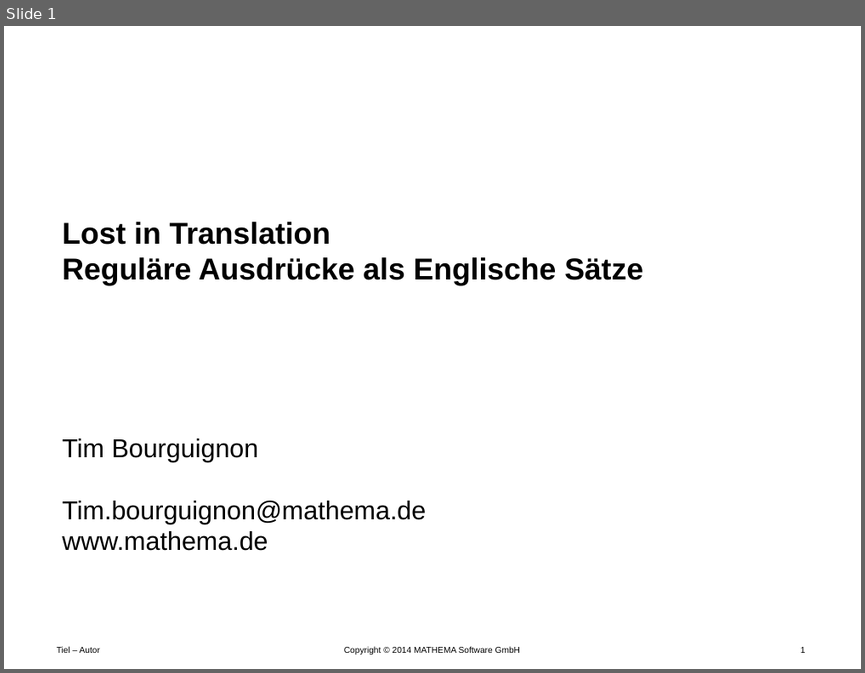
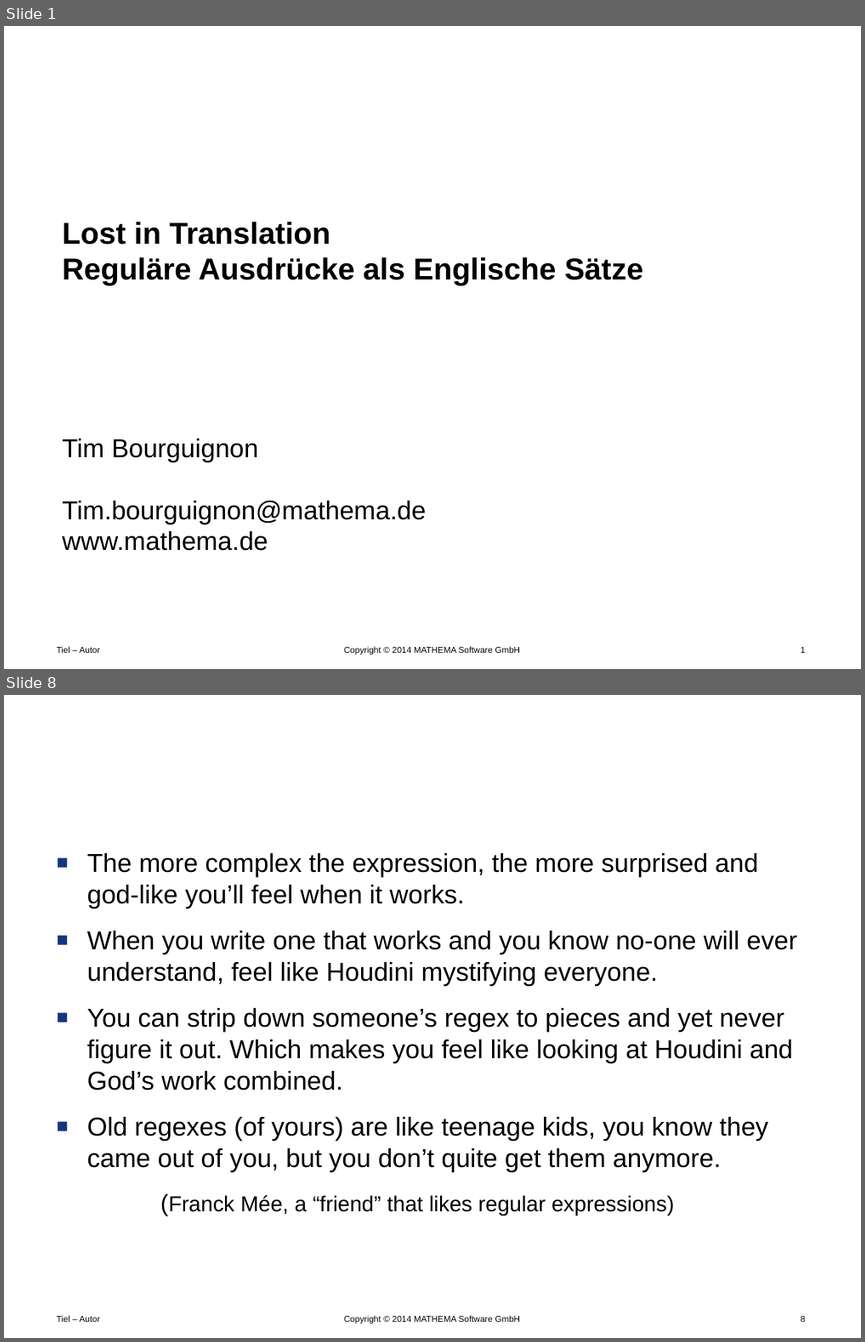
Before and after one commit to Timothep/Talk.LostInTranslation, a slide deck: LostInTranslation.pptx. Shown one above the other, each under a label of ours: slide 1 before the commit, slides 1 and 8 after it; the slides between them are not shown. The pictures are 865x673 and 865x1342 pixels, drawn with LibreOffice and Linux fonts; fonts in the diff are those of the drawing; background and template pictures are left out. Boxes give left, top, right and bottom in pixels: in the first picture for what was removed or moved away, otherwise in the second. Text is boxed around its words. In the diff, an @@ line names an element or a change of style, - is before the commit and + after.

```diff
--- a/LostInTranslation.pptx
+++ b/LostInTranslation.pptx
@@ slide 8 added at (4,695,861,1338), background #FFFFFF; not listed: 3 template elements that a slide beside it also shows @@
@@ title added at (250,732,806,776), 24 pt, text #FFFFFF, bold @@
+N Problems
@@ text added at (87,853,797,1215), 24 pt, text #000000 @@
+■ The more complex the expression, the more surprised and god-like you’ll feel when it works.
+■ When you write one that works and you know no-one will ever understand, feel like Houdini mystifying everyone.
+■ You can strip down someone’s regex to pieces and yet never figure it out. Which makes you feel like looking at Houdini and God’s work combined.
+■ Old regexes (of yours) are like teenage kids, you know they came out of you, but you don’t quite get them anymore.
+  (Franck Mée, a “friend” that likes regular expressions)
```
Also in this commit, not shown: 1 slide changed, 6 other slides added, 1 slide removed.
